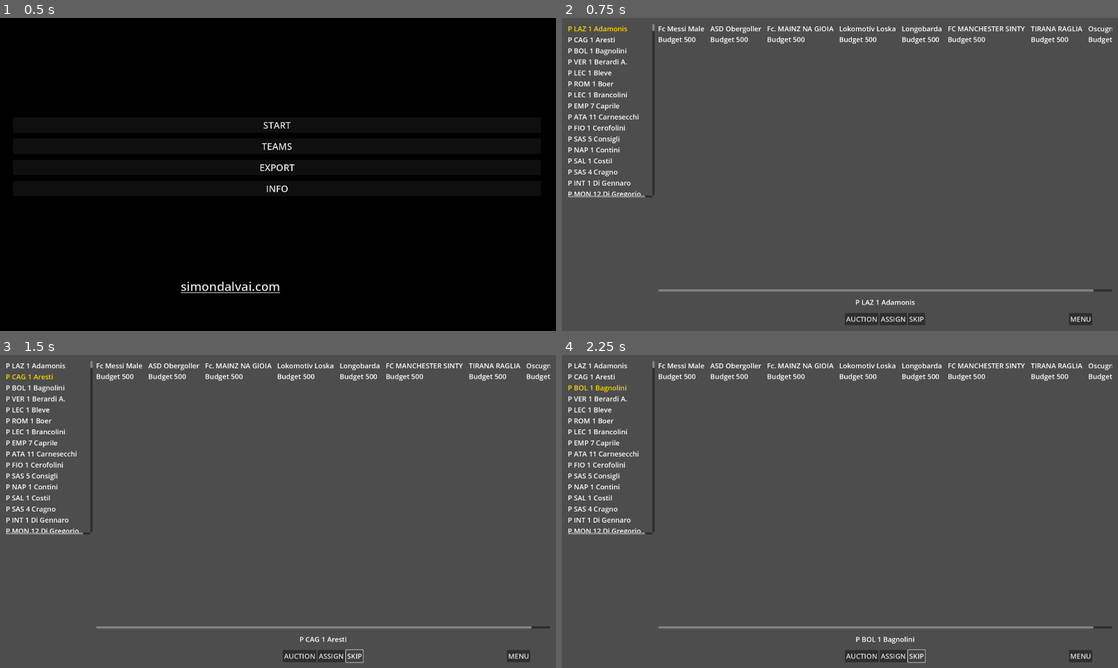
Above: before the commit, frames 1-4 (two rows, left to right).
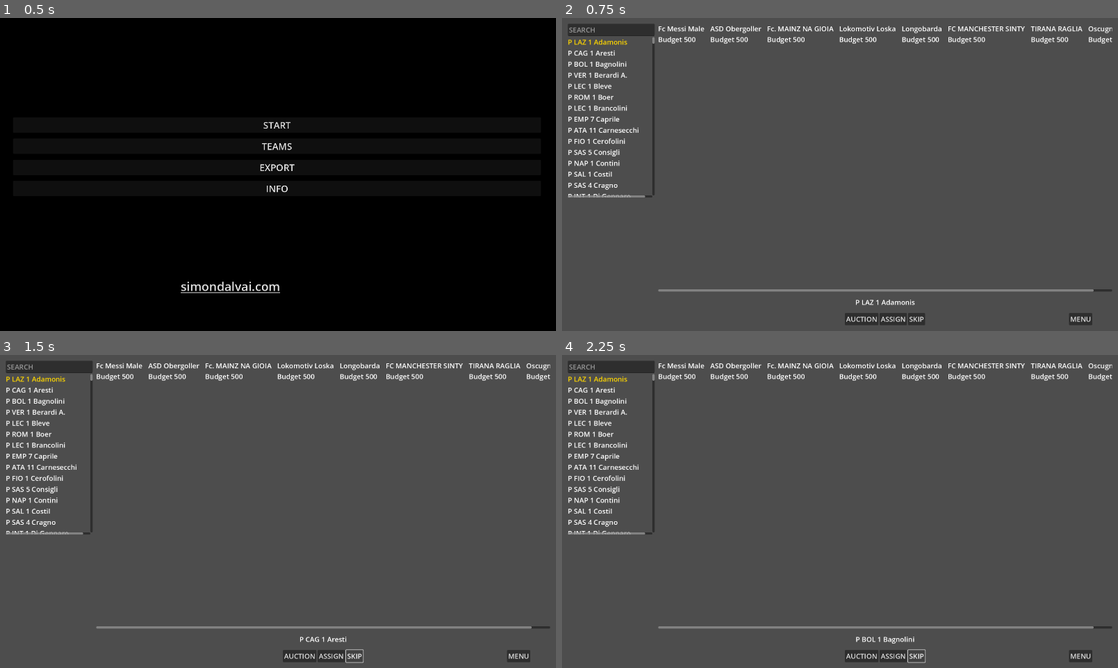
Above: after the commit, the same moments.

Repository: dulvui/condor
Game: Godot game, scene res://src/menu/Menu.tscn
The game is run twice, just before and just after one commit, with the same random seed, the same clock (stepped at 60 frames per second) and the same inputs. Sound files missing from this copy of the repository are replaced by a short silence.
Inputs:
- Up to frame 1 (0.5 s): no input
- Up to frame 2 (0.75 s): click "START" at 0.5 s
- Up to frame 3 (1.5 s): click "SKIP" at 1.25 s
- Up to frame 4 (2.25 s): click "SKIP" at 2 s

Frame 1 is identical in both runs. In frame 2, 2.5% of the frame differs, in the area x 1-17%, y 1-58%; in frame 3, 2.5%; in frame 4, 2.5%.
Error after the commit: Invalid call. Nonexistent function 'set_up' in base 'Control (PlayerList.gd)'. (res://src/main/Main.gd:28)

Commit message:
player-list: add name search

Diff:
--- a/app/src/player-list/PlayerList.gd
+++ b/app/src/player-list/PlayerList.gd
@@ -4,11 +4,14 @@
 
 extends Control
 
-@onready var table:GridContainer = $ScrollContainer/GridContainer
+@onready var list:GridContainer = $VBoxContainer/ScrollContainer/GridContainer
 
 var list_path:String = "res://assets/players/players_05082023.csv"
 
-
+var filters:Dictionary = {
+	"name" : "",
+	"positions" : ""
+}
 
 func _ready() -> void:
 	if Config.players.is_empty():
@@ -17,23 +20,24 @@
 
 		var file:FileAccess = FileAccess.open(list_path, FileAccess.READ)
 		_init_players(file)
-	set_up()
+	set_up_list()
 
-func set_up():
-	for child in table.get_children():
+func set_up_list():
+	for child in list.get_children():
 		child.queue_free()
 
 	for pos in Config.POSITIONS:
 		for player in Config.players[pos]:
-			var label:Label = Label.new()
-			label.text = player_to_string(player)
-			table.add_child(label)
+			if _filter(player):
+				var label:Label = Label.new()
+				label.text = player_to_string(player)
+				list.add_child(label)
 
-			if player.id == current_player().id:
-				var label_settings:LabelSettings = LabelSettings.new()
-				label_settings.font_color = Color.GOLD
-				label_settings.font_size = get_theme_default_font_size()
-				label.label_settings = label_settings
+				if player.id == current_player().id:
+					var label_settings:LabelSettings = LabelSettings.new()
+					label_settings.font_color = Color.GOLD
+					label_settings.font_size = get_theme_default_font_size()
+					label.label_settings = label_settings
 
 func current_player() -> Dictionary:
 	return Config.players[Config.POSITIONS[Config.active_position]][Config.active_player]
@@ -90,6 +94,17 @@
 	return "%s %s %s %s"%[player["position"],player["team"],player["price_initial"],player["name"]]
 
 
-
 func _on_back_pressed() -> void:
 	get_tree().change_scene_to_file("res://src/menu/Menu.tscn")
+
+
+func _on_search_text_changed(new_text: String) -> void:
+	filters.name = new_text.to_lower()
+	set_up_list()
+
+func _filter(player:Dictionary) -> bool:
+	for key in filters.keys():
+		if not filters[key].is_empty():
+			if not filters[key] in player[key].to_lower():
+				return false
+	return true
--- a/app/src/player-list/PlayerList.tscn
+++ b/app/src/player-list/PlayerList.tscn
@@ -21,7 +21,7 @@
 access = 2
 filters = PackedStringArray("*.csv")
 
-[node name="ScrollContainer" type="ScrollContainer" parent="."]
+[node name="VBoxContainer" type="VBoxContainer" parent="."]
 layout_mode = 1
 anchors_preset = 15
 anchor_right = 1.0
@@ -29,8 +29,17 @@
 grow_horizontal = 2
 grow_vertical = 2
 
-[node name="GridContainer" type="GridContainer" parent="ScrollContainer"]
+[node name="Search" type="LineEdit" parent="VBoxContainer"]
+layout_mode = 2
+placeholder_text = "SEARCH"
+
+[node name="ScrollContainer" type="ScrollContainer" parent="VBoxContainer"]
+layout_mode = 2
+size_flags_vertical = 3
+
+[node name="GridContainer" type="GridContainer" parent="VBoxContainer/ScrollContainer"]
 layout_mode = 2
 
 [connection signal="confirmed" from="FileDialog" to="." method="_on_file_dialog_confirmed"]
 [connection signal="file_selected" from="FileDialog" to="." method="_on_file_dialog_file_selected"]
+[connection signal="text_changed" from="VBoxContainer/Search" to="." method="_on_search_text_changed"]
